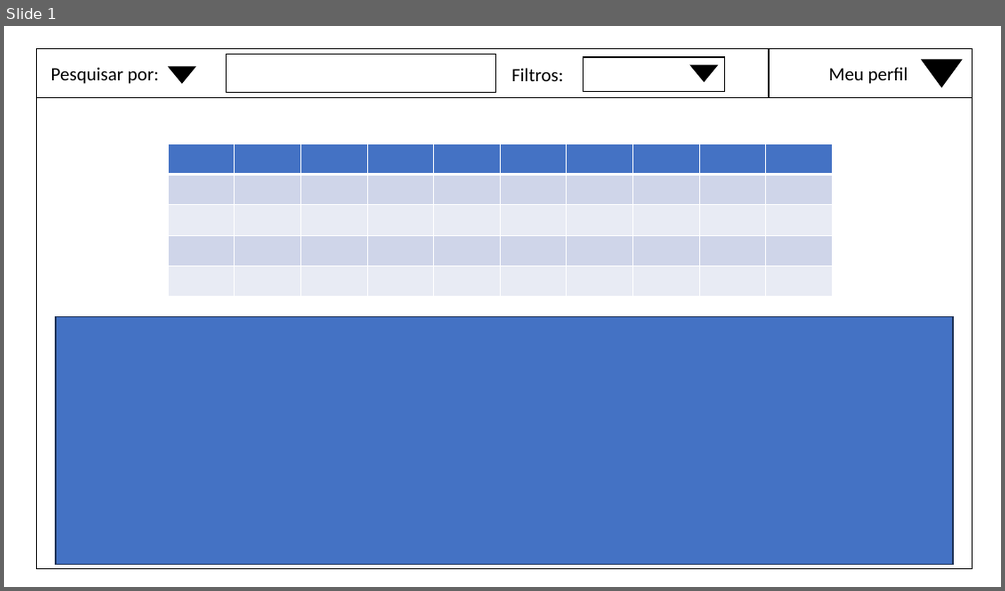
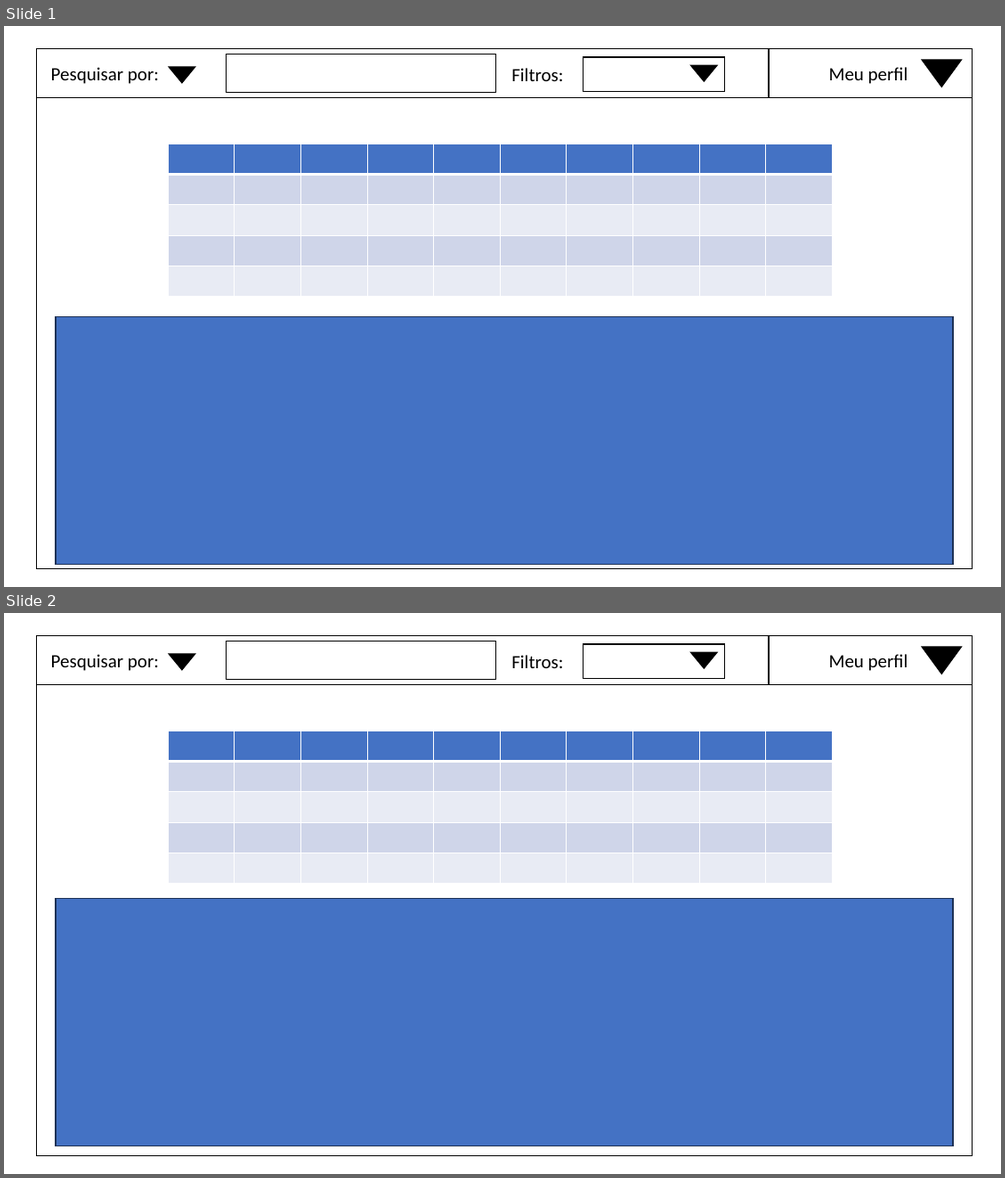
Before and after one commit to matteokfg/POO, a slide deck: telas_prototipo.pptx. Shown one above the other, each under a label of ours: slide 1 before the commit, slides 1 and 2 after it. The pictures are 1005x591 and 1005x1178 pixels, drawn with LibreOffice and Linux fonts; fonts in the diff are those of the drawing. Boxes give left, top, right and bottom in pixels: in the first picture for what was removed or moved away, otherwise in the second. Text is boxed around its words. In the diff, an @@ line names an element or a change of style, - is before the commit and + after.

Commit message:
19-11

```diff
--- a/telas_prototipo.pptx
+++ b/telas_prototipo.pptx
@@ slide 2 added at <box>4,613,1001,1174</box>, background #FFFFFF @@
@@ rectangle added at <box>36,635,972,1155</box>, fill #FFFFFF, outline #000000 1 pt @@
@@ rectangle added at <box>36,635,972,685</box>, fill #FFFFFF, outline #000000 1 pt @@
@@ rectangle added at <box>769,635,973,685</box>, fill #FFFFFF, outline #000000 1 pt, 18 pt, text #000000 @@
+Meu perfil
@@ text added at <box>51,654,159,671</box>, 18 pt, text #000000 @@
+Pesquisar por:
@@ triangle added at <box>169,654,194,670</box>, fill #000000, outline #000000 1 pt @@
@@ rectangle added at <box>226,641,496,680</box>, fill #FFFFFF, outline #000000 1 pt @@
@@ text added at <box>511,655,563,668</box>, 18 pt, text #000000 @@
+Filtros:
@@ rectangle added at <box>583,644,725,679</box>, fill #FFFFFF, outline #000000 1 pt @@
@@ triangle added at <box>690,652,717,667</box>, fill #000000, outline #000000 1 pt @@
@@ triangle added at <box>922,647,961,674</box>, fill #000000, outline #000000 1 pt @@
@@ table added at <box>168,731,833,883</box>, 5 rows, 10 columns @@
+ |  |  |  |  |  |  |  |  | 
+ |  |  |  |  |  |  |  |  | 
+ |  |  |  |  |  |  |  |  | 
+ |  |  |  |  |  |  |  |  | 
+ |  |  |  |  |  |  |  |  | 
@@ rectangle added at <box>56,899,953,1146</box>, fill #4472C4, outline #1E3256 1 pt @@
```
